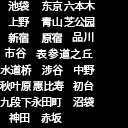
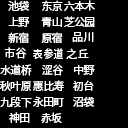
Comparing the layer stacks of the two 128 x 128 images. Changes:
renamed "表参道之丘" to "表参道 之丘", painted on it over [33, 48, 93, 59]
renamed "水道桥 涉谷 中野 秋叶原 惠比寿 初台 九段下永田町 沼袋 神田" to "水道桥 涩谷 中野 秋叶原 惠比寿 初台 九段下 永田町 沼袋 神田", painted on it over [31, 65, 64, 107]
